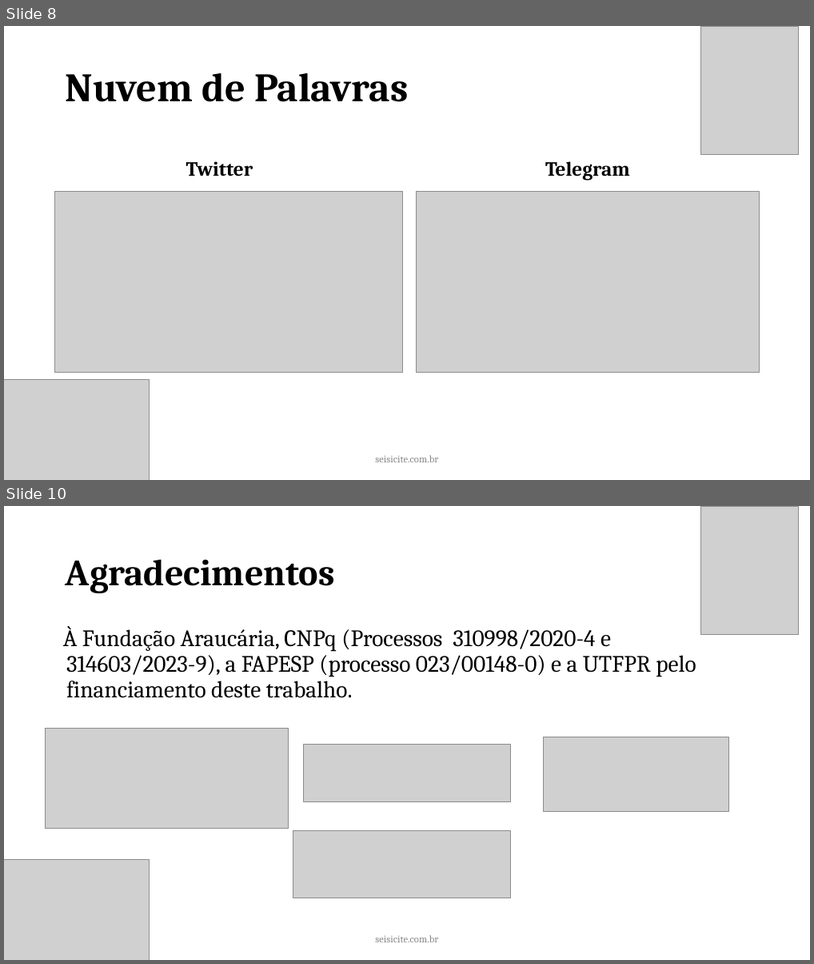
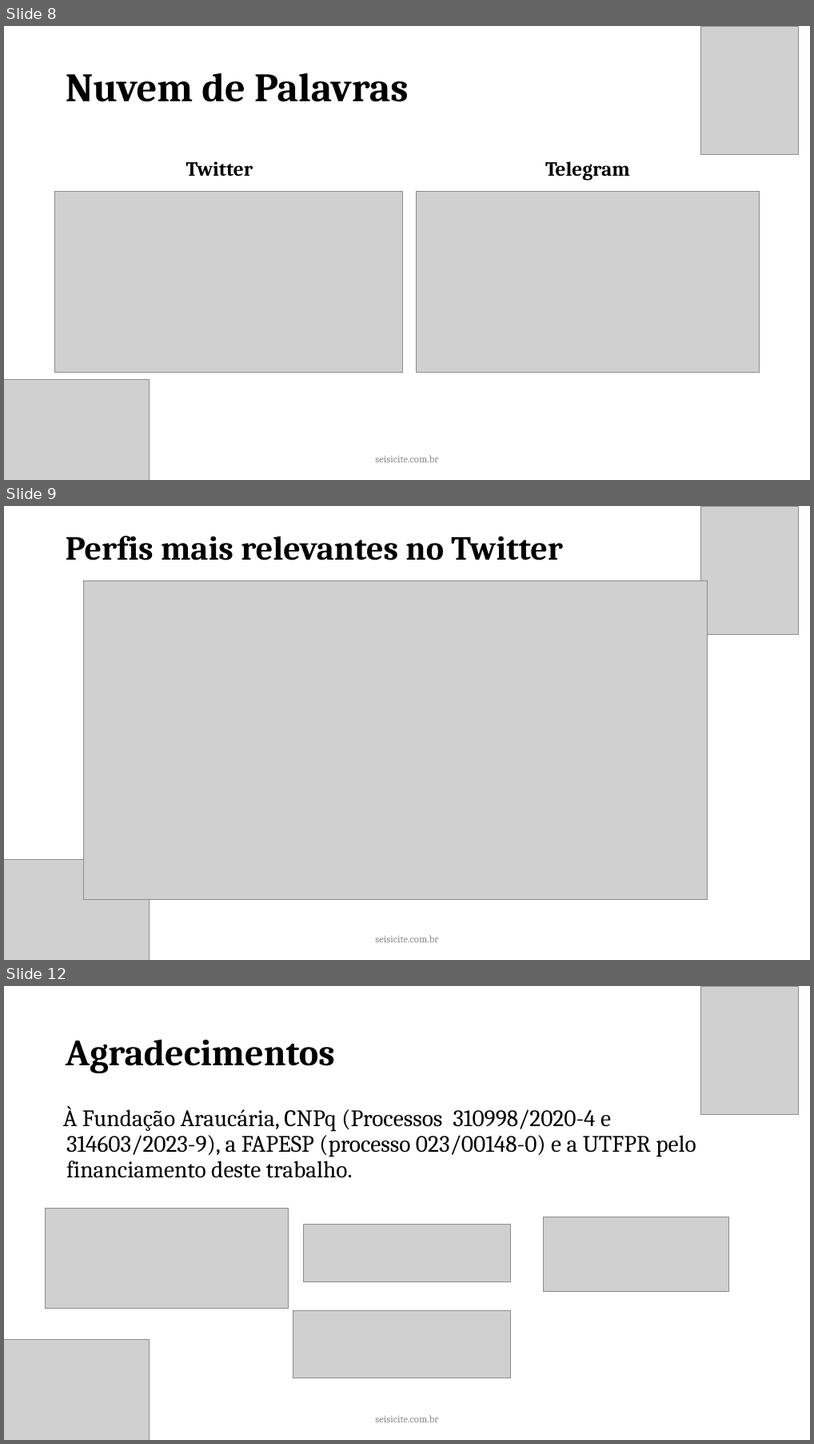
Before and after one commit to joojkun/sicite-2023-apresentacao, a slide deck: 2023 - Template Apresentação ✅.pptx. Shown one above the other, each under a label of ours: slides 8 and 10 before the commit, slides 8, 9 and 12 after it; the slides between them are not shown. The pictures are 814x964 and 814x1444 pixels, drawn with LibreOffice and Linux fonts; fonts in the diff are those of the drawing; grey boxes stand for pictures. Boxes give left, top, right and bottom in pixels: in the first picture for what was removed or moved away, otherwise in the second. Text is boxed around its words. In the diff, an @@ line names an element or a change of style, - is before the commit and + after.

```diff
--- a/2023 - Template Apresentação ✅.pptx
+++ b/2023 - Template Apresentação ✅.pptx
@@ slide 9 added at [4, 506, 810, 960], background #FFFFFF @@
@@ picture added at [702, 506, 799, 635] @@
@@ title added at [66, 536, 563, 560], 40 pt, text #000000, bold @@
+Perfis mais relevantes no Twitter
@@ picture added at [83, 580, 707, 899] @@
@@ picture added at [4, 860, 149, 960] @@
@@ text added at [375, 935, 438, 942], 12 pt, text #888888 @@
+seisicite.com.br
@@ what was slide 10 is now slide 12 @@
```
Also in this commit, not shown: 2 slides changed, 1 other slide added, 1 other file.
